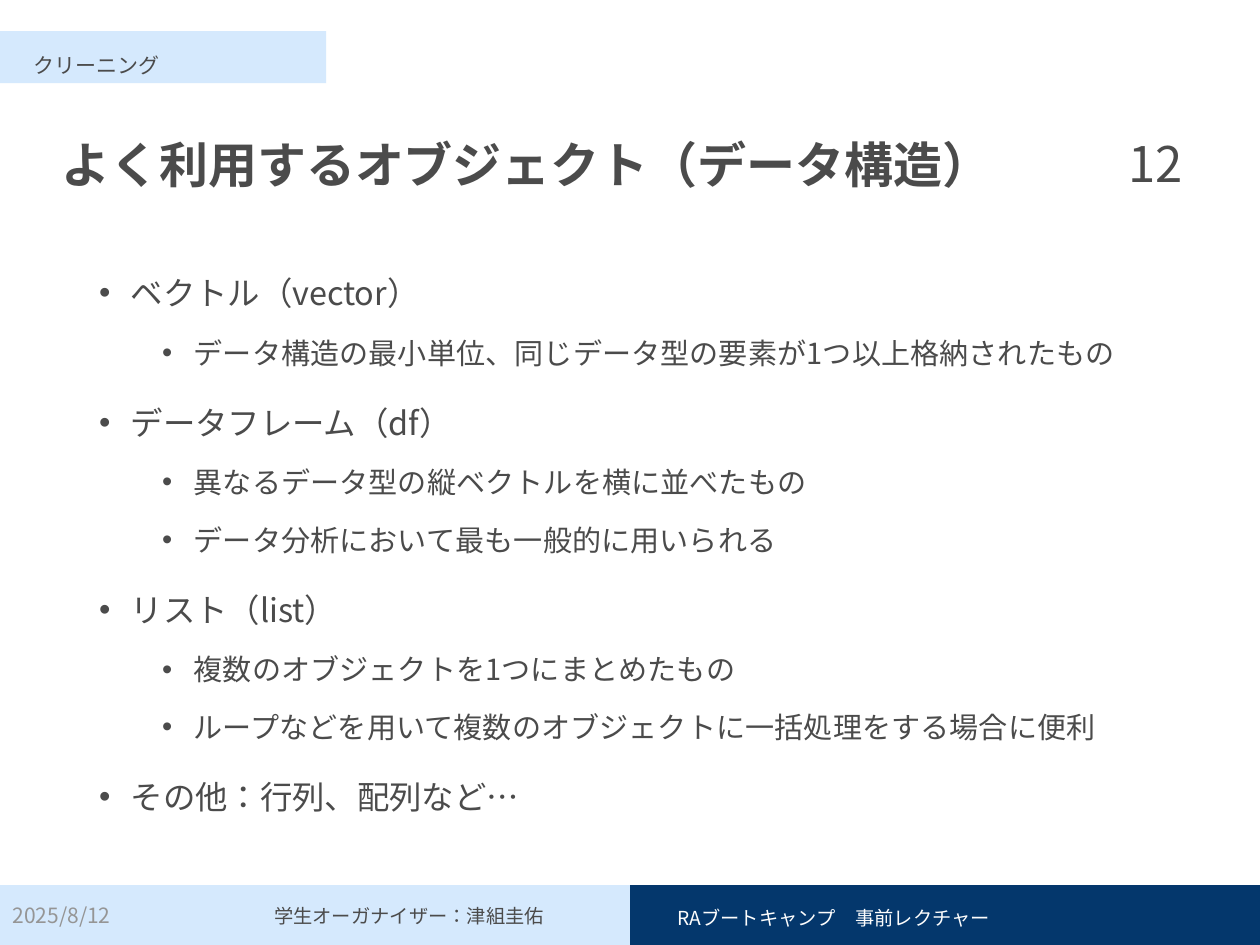
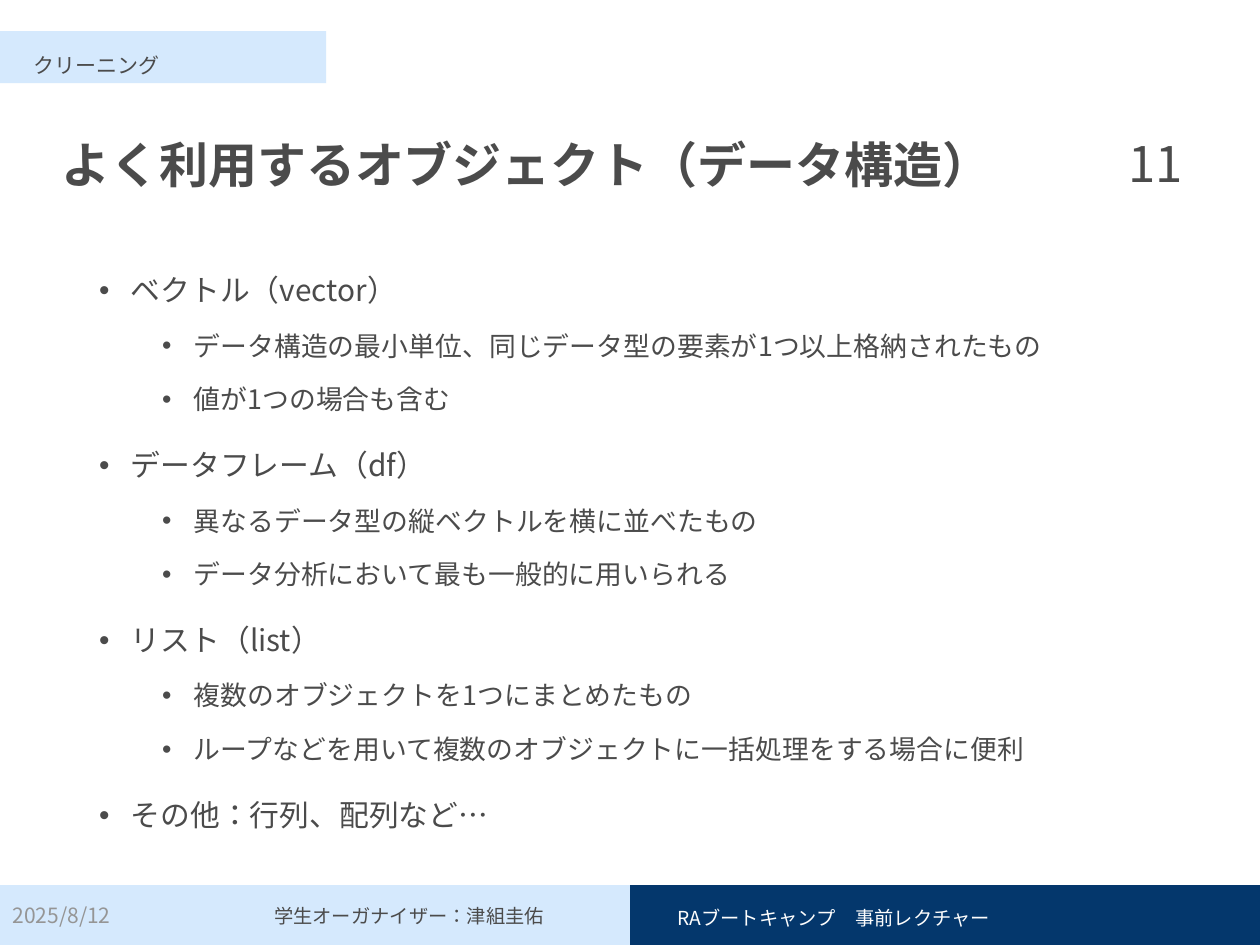
Before and after one commit to Keisuke-Tsugumi/pre-lecture, a slide deck: slide 11 of 事前レクチャー_スライド.pptx (slide 12 before the commit). Drawn at 1260x945 pixels with LibreOffice and Linux fonts; fonts in the diff are those of the drawing. Boxes give left, top, right and bottom in pixels: in the first picture for what was removed or moved away, otherwise in the second. Text is boxed around its words. In the diff, an @@ line names an element or a change of style, - is before the commit and + after.

```diff
--- a/事前レクチャー_スライド.pptx
+++ b/事前レクチャー_スライド.pptx
@@ page number at bbox=[1129, 146, 1183, 182]: text changed @@
-12
+11
@@ text at bbox=[131, 275, 1042, 829]: size 18.5 to 17 pt in "ベクトル（vector）", "データフレーム（df）", "リスト（list）", "その他：行列、配列など…"; size 16.6 to 15.3 pt in "データ構造の最小単位、同じデータ型の要素が1つ以上格納されたもの", "異なるデータ型の縦ベクトルを横に並べたもの", "データ分析において最も一般的に用いられる", "複数のオブジェクトを1つにまとめたもの" and 1 more places @@
@@ text at bbox=[194, 386, 451, 411]: paragraph added @@
+  • 値が1つの場合も含む
```
Also in this commit, not shown: 14 other slides changed, 1 slide removed, 3 other files.
